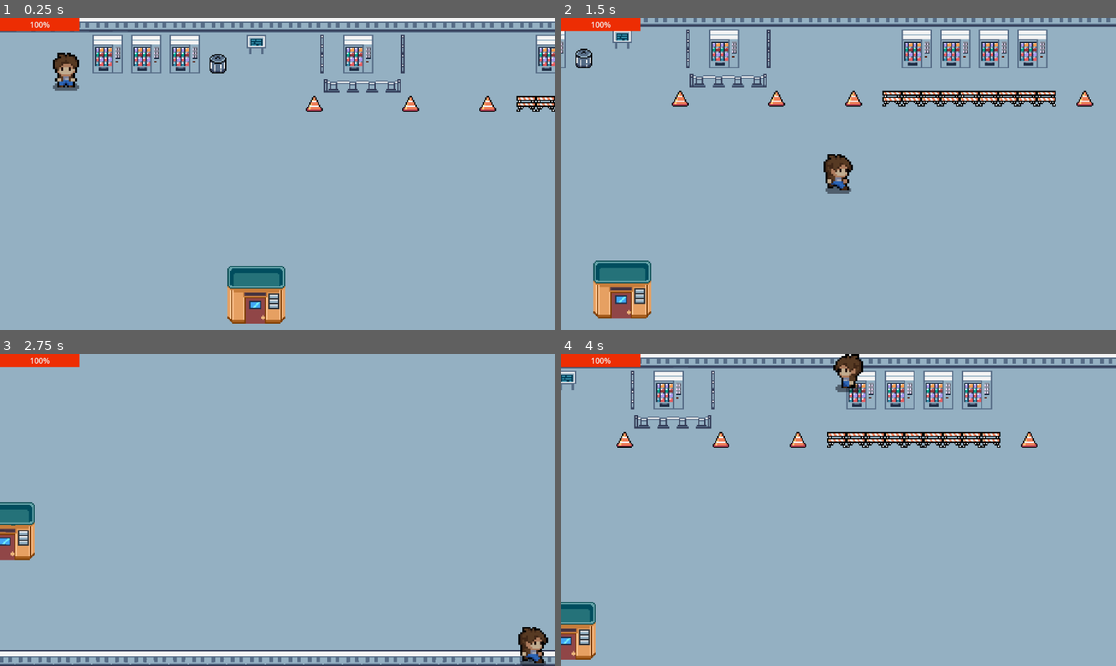
Above: before the commit, frames 1-4 (two rows, left to right).
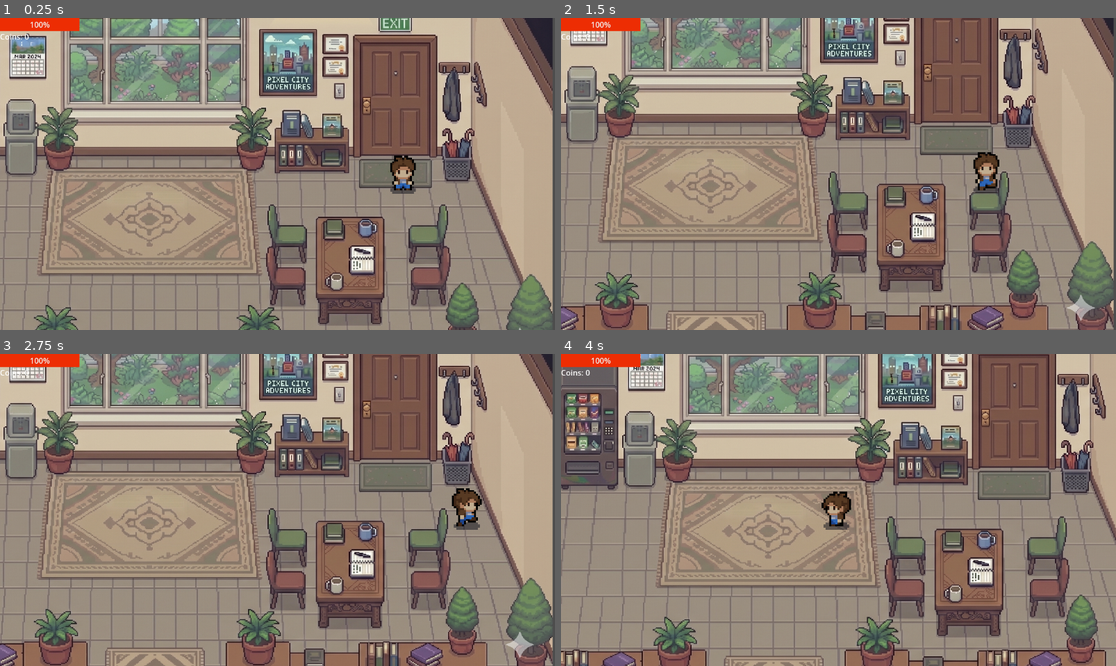
Above: after the commit, the same moments.

Repository: ivachqq/Nyctophobia
Game: Godot game, scene res://scene/world.tscn
Same seed, same stepped clock (60 frames per second), same inputs: the game is played once before the commit and once after it.
Inputs (mouse positions are in pixels of both pictures, inside the frame that each line leads up to):
- Up to frame 1 (0.25 s): no input
- Up to frame 2 (1.5 s): move the mouse to (960, 158) at 0.52 s; press the mouse at (960, 158) at 0.53 s; hold D (right) 0.53-1.28 s; move the mouse to (727, 189) at 1.27 s; release the mouse at (727, 189) at 1.28 s; hold S (down) from 1.28 s (still down); click (727, 189) at 1.35 s
- Up to frame 3 (2.75 s): move the mouse to (333, 441) at 2.02 s; release S (down) at 2.03 s; press the mouse at (333, 441) at 2.03 s; hold D (right) from 2.03 s (still down)
- Up to frame 4 (4 s): move the mouse to (810, 572) at 2.77 s; release D (right) at 2.78 s; release the mouse at (810, 572) at 2.78 s; hold W (up) 2.78-3.53 s; click (810, 572) at 2.85 s; move the mouse to (1005, 556) at 3.52 s; press the mouse at (1005, 556) at 3.53 s; hold A (left) from 3.53 s (still down)

The runs differ from the first frame. In frame 1, 99% of the frame differs, in the area x 0-100%, y 0-100%; in frame 2, 99%; in frame 3, 99%; in frame 4, 99%.

Commit message:
add attack mob, sync, money, sword, npc...

Diff:
--- /dev/null
+++ b/coins.gd
@@ -0,0 +1,7 @@
+extends Area2D
+
+func _on_body_entered(body: Node2D) -> void:
+	if body.name == "player":
+		body.coins += 1
+		body.update_ui()
+		call_deferred("queue_free")
--- /dev/null
+++ b/global.gd
@@ -0,0 +1,6 @@
+extends Node
+
+var coins: int = 0
+var has_sword: bool = false
+var current_health: int = 3
+var target_door_name: String = ""
--- a/project.godot
+++ b/project.godot
@@ -14,6 +14,10 @@
 run/main_scene="uid://ckavqb25bdaul"
 config/features=PackedStringArray("4.6", "Forward Plus")
 config/icon="res://icon.svg"
+
+[autoload]
+
+Global="*uid://tmfpltu0cqaj"
 
 [input]
 
@@ -37,6 +41,11 @@
 "events": [Object(InputEventKey,"resource_local_to_scene":false,"resource_name":"","device":-1,"window_id":0,"alt_press …(192 unchanged characters)…
 ]
 }
+attack={
+"deadzone": 0.2,
+"events": [Object(InputEventMouseButton,"resource_local_to_scene":false,"resource_name":"","device":-1,"window_id":0,"alt_pressed":false,"shift_pressed":false,"ctrl_pressed":false,"meta_pressed":false,"button_mask":0,"position":Vector2(0, 0),"global_position":Vector2(0, 0),"factor":1.0,"button_index":1,"canceled":false,"pressed":false,"double_click":false,"script":null)
+]
+}
 
 [physics]
 
--- /dev/null
+++ b/scene/coins.tscn
@@ -0,0 +1,25 @@
+[gd_scene format=3 uid="uid://datdtybpwwe8r"]
+
+[ext_resource type="Script" uid="uid://bh3r7aanymm3m" path="res://coins.gd" id="1_1rf88"]
+[ext_resource type="Texture2D" uid="uid://c5r5o1iamxxa8" path="res://animation/coin.png" id="2_4aqvq"]
+
+[sub_resource type="CircleShape2D" id="CircleShape2D_www4h"]
+radius = 8.062258
+
+[node name="coins" type="Area2D" unique_id=402887159]
+light_mask = 1023
+visibility_layer = 2
+collision_mask = 2
+script = ExtResource("1_1rf88")
+
+[node name="Sprite2D" type="Sprite2D" parent="." unique_id=1749212072]
+position = Vector2(1, 0)
+scale = Vector2(0.18965517, 0.175)
+texture = ExtResource("2_4aqvq")
+
+[node name="CollisionShape2D" type="CollisionShape2D" parent="." unique_id=541346500]
+light_mask = 7
+visibility_layer = 7
+shape = SubResource("CircleShape2D_www4h")
+
+[connection signal="body_entered" from="." to="." method="_on_body_entered"]
--- a/scene/level_1.tscn
+++ b/scene/level_1.tscn
@@ -11,6 +11,7 @@
 [ext_resource type="Texture2D" uid="uid://cu8hrpgrl4utj" path="res://animation/Gemini_Generated_Image_mkdpwsmkdpwsmkdp.png" id="9_c1764"]
 [ext_resource type="Texture2D" uid="uid://45yma08kx83i" path="res://animation/backscool20.png" id="10_ri5j0"]
 [ext_resource type="Texture2D" uid="uid://xirg7qp21erf" path="res://animation/Gemini_Generated_Image_526cnn526cnn526c-edited-free (carve.photos).png" id="11_1gcq6"]
+[ext_resource type="PackedScene" uid="uid://dqii8jfppc3le" path="res://scene/weapon.tscn" id="12_a2j0k"]
 
 [node name="level_1" type="Node2D" unique_id=1515671889]
 position = Vector2(40, -3)
@@ -38,6 +39,13 @@
 
 [node name="mob" parent="." unique_id=876670029 instance=ExtResource("5_1gcq6")]
 position = Vector2(1473, -69)
+
+[node name="MobHealthBar" parent="mob" index="4" unique_id=208786265]
+top_level = false
+offset_left = -41.0
+offset_top = -33.0
+offset_right = 45.0
+offset_bottom = -24.0
 
 [node name="player" parent="." unique_id=1079785783 instance=ExtResource("1_tw77e")]
 position = Vector2(326, 379)
@@ -71,7 +79,8 @@
 
 [node name="portal" parent="." unique_id=413137148 instance=ExtResource("2_rpurj")]
 position = Vector2(2148, -485)
-target_level_path = ""
+target_level_path = "uid://ckavqb25bdaul"
+target_door_name = "SpawnFromWorld"
 
 [node name="portalLiberry" parent="." unique_id=929862773 instance=ExtResource("2_rpurj")]
 position = Vector2(893, -1018)
@@ -559,4 +568,11 @@
 [node name="CollisionPolygon2D160" type="CollisionPolygon2D" parent="CollisionShape2D" unique_id=30719045]
 polygon = PackedVector2Array(2719, -1535, 2720, 1537, -2784, 1538, -2784, -1536, 2705, -1534, 2704, -1541, -2863, -1568, -2970, 1728, 3002, 1675, 2913, -1737, 2718, -1542)
 
+[node name="Area2D" parent="." unique_id=1255259538 instance=ExtResource("12_a2j0k")]
+position = Vector2(862, -9)
+
+[node name="SpawnFromBase" type="Marker2D" parent="." unique_id=71132853]
+position = Vector2(2164, -400)
+
 [editable path="mob"]
+[editable path="player"]
--- a/scene/mob.gd
+++ /dev/null
@@ -1,32 +0,0 @@
-extends CharacterBody2D
-
-@onready var anim = $AnimatedSprite2D
-var speed = 100
-var player = null
-
-func _physics_process(delta: float) -> void:
-	if player:
-		var dist = global_position.distance_to(player.global_position)
-		if dist > 1:
-			var dir = (player.global_position - global_position).normalized()
-			velocity = dir * speed
-			anim.play("walk")
-			anim.flip_h = dir.x < 0
-			move_and_slide()
-		else:
-			velocity = Vector2.ZERO
-			anim.play("Idle")
-	else:
-		velocity = Vector2.ZERO
-		anim.play("Idle")
-
-func _on_area_2d_body_entered(body: Node2D) -> void:
-	if body.name == "player":
-		player = body
-		print("Враг тебя заметил!")
-
-
-func _on_area_2d_body_exited(body: Node2D) -> void:
-	if body.name == "player":
-		player = null
-		print("Враг потерял тебя из виду")
--- /dev/null
+++ b/scene/nps.gd
@@ -0,0 +1,36 @@
+extends Area2D
+
+var has_talked = false
+
+func _on_body_entered(body: Node2D) -> void:
+
+	if body.name.to_lower() == "player":
+		if not has_talked:
+			var story = [
+				"Привет! Ого, как ты тут оказался?
+				Редко кто заходит а наш город
+				(ЛКМ чтобы продолжить)",
+				"Ты заблудился?",
+				"Хорошо,
+				я помогу тебе выбраться из нашего города",
+				"Но тебе нужно помочь мне",
+				"В нашем городе где-то лежит мечь,
+				с ним ты сможешь атаковать врагов",
+				"А с врагов падают монеты",
+				"Собери 20 монет,
+				тогда может я помогу тебе"
+			]
+			body.start_dialogue(story)
+			has_talked = true
+		else:
+			var story = [
+				"Уже собрал???",
+				"Хорошо, но есть еще одна просьба",
+				"Найди в библиотеке справочник по мобам",
+				"Он будет отличаться от остальных книг"
+			]
+			body.start_dialogue(story)
+
+func _on_body_exited(body: Node2D) -> void:
+	if body.name.to_lower() == "player":
+		body.hide_dialogue()
--- /dev/null
+++ b/scene/nps.tscn
@@ -0,0 +1,21 @@
+[gd_scene format=3 uid="uid://chwnmblrbi1gp"]
+
+[ext_resource type="Texture2D" uid="uid://dw3305k4fwnvh" path="res://animation/det.png" id="1_ha7tp"]
+[ext_resource type="Script" uid="uid://dmtwf85jm8oc8" path="res://scene/nps.gd" id="1_x7u2o"]
+
+[sub_resource type="CircleShape2D" id="CircleShape2D_x7u2o"]
+radius = 41.01219
+
+[node name="Area2D" type="Area2D" unique_id=602187846]
+collision_mask = 2
+script = ExtResource("1_x7u2o")
+
+[node name="Sprite2D" type="Sprite2D" parent="." unique_id=1390530902]
+texture = ExtResource("1_ha7tp")
+
+[node name="CollisionShape2D" type="CollisionShape2D" parent="." unique_id=190208222]
+position = Vector2(-1, 0)
+shape = SubResource("CircleShape2D_x7u2o")
+
+[connection signal="body_entered" from="." to="." method="_on_body_entered"]
+[connection signal="body_exited" from="." to="." method="_on_body_exited"]
--- a/scene/player.tscn
+++ b/scene/player.tscn
@@ -2,6 +2,7 @@
 
 [ext_resource type="Script" uid="uid://dyinut40ngu8w" path="res://script/player.gd" id="1_hjaqi"]
 [ext_resource type="Texture2D" uid="uid://ctw6bsy1u33ua" path="res://animation/player.png" id="2_fvtld"]
+[ext_resource type="Texture2D" uid="uid://btal3nv8bma4d" path="res://animation/weapon03longsword.png" id="3_fvtld"]
 
 [sub_resource type="AtlasTexture" id="AtlasTexture_ct4mp"]
 atlas = ExtResource("2_fvtld")
@@ -146,6 +147,22 @@
 [sub_resource type="AtlasTexture" id="AtlasTexture_xj5ck"]
 atlas = ExtResource("2_fvtld")
 region = Rect2(240, 240, 48, 48)
+
+[sub_resource type="AtlasTexture" id="AtlasTexture_fvtld"]
+atlas = ExtResource("2_fvtld")
+region = Rect2(0, 336, 48, 48)
+
+[sub_resource type="AtlasTexture" id="AtlasTexture_6lu7o"]
+atlas = ExtResource("2_fvtld")
+region = Rect2(48, 336, 48, 48)
+
+[sub_resource type="AtlasTexture" id="AtlasTexture_8rkx0"]
+atlas = ExtResource("2_fvtld")
+region = Rect2(96, 336, 48, 48)
+
+[sub_resource type="AtlasTexture" id="AtlasTexture_wyue1"]
+atlas = ExtResource("2_fvtld")
+region = Rect2(144, 336, 48, 48)
 
 [sub_resource type="SpriteFrames" id="SpriteFrames_6lu7o"]
 animations = [{
@@ -286,6 +303,23 @@
 "loop": true,
 "name": &"Up",
 "speed": 5.0
+}, {
+"frames": [{
+"duration": 1.0,
+"texture": SubResource("AtlasTexture_fvtld")
+}, {
+"duration": 1.0,
+"texture": SubResource("AtlasTexture_6lu7o")
+}, {
+"duration": 1.0,
+"texture": SubResource("AtlasTexture_8rkx0")
+}, {
+"duration": 1.0,
+"texture": SubResource("AtlasTexture_wyue1")
+}],
+"loop": true,
+"name": &"attack",
+"speed": 5.0
 }]
 
 [sub_resource type="CircleShape2D" id="CircleShape2D_hjaqi"]
@@ -295,6 +329,9 @@
 
 [sub_resource type="StyleBoxFlat" id="StyleBoxFlat_hjaqi"]
 bg_color = Color(0.92758524, 0.17594114, 0.011788184, 1)
+
+[sub_resource type="CircleShape2D" id="CircleShape2D_fvtld"]
+radius = 52.153618
 
 [node name="player" type="CharacterBody2D" unique_id=1079785783]
 script = ExtResource("1_hjaqi")
@@ -303,8 +340,10 @@
 position = Vector2(-1, -12)
 scale = Vector2(1.6458334, 1.5)
 sprite_frames = SubResource("SpriteFrames_6lu7o")
-animation = &"Idle_down"
+animation = &"attack"
 autoplay = "Idle_down"
+frame = 1
+frame_progress = 0.052902266
 
 [node name="CollisionShape2D" type="CollisionShape2D" parent="." unique_id=1860478202]
 shape = SubResource("CircleShape2D_hjaqi")
@@ -317,3 +356,48 @@
 size_flags_horizontal = 4
 theme_override_styles/background = SubResource("StyleBoxFlat_fvtld")
 theme_override_styles/fill = SubResource("StyleBoxFlat_hjaqi")
+
+[node name="CoinLabel" type="Label" parent="CanvasLayer" unique_id=1306080163]
+offset_top = 27.0
+offset_right = 58.0
+offset_bottom = 54.0
+metadata/_edit_use_anchors_ = true
+
+[node name="SwordIcon" type="TextureRect" parent="CanvasLayer" unique_id=415361252]
+modulate = Color(1, 1, 1, 0)
+offset_top = 75.0
+offset_right = 65.0
+offset_bottom = 132.0
+texture = ExtResource("3_fvtld")
+metadata/_edit_use_anchors_ = true
+
+[node name="DialogueBox" type="Panel" parent="CanvasLayer" unique_id=897638713]
+visible = false
+anchors_preset = -1
+anchor_right = 0.15190972
+offset_left = 17.0
+offset_top = 299.0
+offset_right = 241.0
+offset_bottom = 385.0
+metadata/_edit_use_anchors_ = true
+
+[node name="DialogueText" type="Label" parent="CanvasLayer/DialogueBox" unique_id=934567417]
+layout_mode = 1
+anchors_preset = -1
+anchor_top = -0.034883723
+anchor_right = 0.45112783
+offset_left = 29.0
+offset_top = 12.0
+offset_right = 183.0
+offset_bottom = 64.0
+metadata/_edit_use_anchors_ = true
+
+[node name="AttackZone" type="Area2D" parent="." unique_id=1746536382]
+collision_layer = 4
+collision_mask = 4
+monitoring = false
+
+[node name="CollisionShape2D" type="CollisionShape2D" parent="AttackZone" unique_id=829155707]
+shape = SubResource("CircleShape2D_fvtld")
+
+[connection signal="body_entered" from="AttackZone" to="." method="_on_attack_zone_body_entered"]
--- /dev/null
+++ b/scene/weapon.tscn
@@ -0,0 +1,18 @@
+[gd_scene format=3 uid="uid://dqii8jfppc3le"]
+
+[ext_resource type="Script" uid="uid://dpsobfiec5fjn" path="res://weapon.gd" id="1_kchcj"]
+[ext_resource type="Texture2D" uid="uid://btal3nv8bma4d" path="res://animation/weapon03longsword.png" id="2_1df6x"]
+
+[sub_resource type="CircleShape2D" id="CircleShape2D_urpyb"]
+
+[node name="Area2D" type="Area2D" unique_id=1255259538]
+collision_mask = 2
+script = ExtResource("1_kchcj")
+
+[node name="Sprite2D" type="Sprite2D" parent="." unique_id=949224232]
+texture = ExtResource("2_1df6x")
+
+[node name="CollisionShape2D" type="CollisionShape2D" parent="." unique_id=2114968740]
+shape = SubResource("CircleShape2D_urpyb")
+
+[connection signal="body_entered" from="." to="." method="_on_body_entered"]
--- a/scene/world.tscn
+++ b/scene/world.tscn
@@ -2,7 +2,10 @@
 
 [ext_resource type="PackedScene" uid="uid://dp07sl4gefcbx" path="res://scene/player.tscn" id="1_pjass"]
 [ext_resource type="Texture2D" uid="uid://ct4dhqc5bmowx" path="res://animation/CP_V1.0.4.png" id="1_w4qq1"]
+[ext_resource type="Texture2D" uid="uid://dbeeqqwdjjg12" path="res://animation/Base.png" id="2_m5mgf"]
 [ext_resource type="PackedScene" uid="uid://vvfctpqo65av" path="res://scene/portal.tscn" id="2_txmk2"]
+[ext_resource type="Texture2D" uid="uid://balo0k68ehuia" path="res://animation/objectsBase.png" id="5_emkrx"]
+[ext_resource type="PackedScene" uid="uid://chwnmblrbi1gp" path="res://scene/nps.tscn" id="6_0tg4p"]
 
 [sub_resource type="TileSetAtlasSource" id="TileSetAtlasSource_m5mgf"]
 texture = ExtResource("1_w4qq1")
@@ -613,6 +616,7 @@
 position = Vector2(29, 38)
 
 [node name="TileMap" type="TileMap" parent="." unique_id=1939420684]
+visible = false
 tile_set = SubResource("TileSet_emkrx")
 format = 2
 layer_0/name = "0"
@@ -623,8 +627,13 @@
 layer_2/tile_data = PackedInt32Array(720906, 1179648, 11, 786442, 1179648, 12, 851978, 1179648, 13, 720907, 1245184, 11 …(630 unchanged characters)…
 layer_3/name = "Layer3"
 
+[node name="Base" type="Sprite2D" parent="." unique_id=1561274484]
+position = Vector2(304.49997, 136)
+scale = Vector2(0.24219316, 0.22656251)
+texture = ExtResource("2_m5mgf")
+
 [node name="player" parent="." unique_id=1079785783 instance=ExtResource("1_pjass")]
-position = Vector2(25.999998, 13.999999)
+position = Vector2(514, 146)
 
 [node name="Camera2D" type="Camera2D" parent="player" unique_id=790593262]
 zoom = Vector2(2.5, 2.5)
@@ -634,9 +643,37 @@
 limit_bottom = 350
 
 [node name="portal" parent="." unique_id=413137148 instance=ExtResource("2_txmk2")]
-position = Vector2(170, 187)
+position = Vector2(492, 93)
+target_door_name = "SpawnFromBase"
+
+[node name="ObjectsBase" type="Sprite2D" parent="." unique_id=360449152]
+position = Vector2(304.49997, 135.99998)
+scale = Vector2(0.24219315, 0.22656247)
+texture = ExtResource("5_emkrx")
 
 [node name="collision" type="StaticBody2D" parent="." unique_id=789497937]
 
-[node name="CollisionPolygon2D" type="CollisionPolygon2D" parent="collision" unique_id=625935990]
-polygon = PackedVector2Array(-32, -32, 640, -31, 638, 312, -32, 311, -32, -27, -47, -27, -46, 349, 665, 343, 671, -77, -48, -75, -47, -29, -35, -29, -32, -29)
+[node name="CollisionPolygon2D2" type="CollisionPolygon2D" parent="collision" unique_id=909968594]
+polygon = PackedVector2Array(571, 141, 637, 297, 637, 309, 584, 309, 584, 283, 478, 283, 477, 291, 420, 292, 420, 287, 367, 287, 367, 308, 252, 308, 251, 282, 199, 282, 199, 286, 122, 286, 122, 293, 74, 293, 74, 310, -29, 310, -29, 293, -11, 293, 21, 239, 21, 218, 26, 218, 52, 163, 58, 145, 177, 145, 208, 146, 210, 141, 220, 140, 225, 143, 230, 142, 234, 142, 238, 131, 377, 129, 380, 137, 384, 141, 391, 141, 397, 137, 398, 132, 400, 130, 407, 130, 408, 142, 468, 143, 469, 130, 482, 130, 482, 83, 533, 83, 533, 126, 536, 128, 538, 132, 541, 131, 546, 131, 549, 150, 568, 150, 567, 127, 564, 32, -1, 56, -82, 334, 722, 342, 600, 47)
+
+[node name="CollisionPolygon2D" type="CollisionPolygon2D" parent="collision" unique_id=265213320]
+polygon = PackedVector2Array(446, 190, 489, 189, 486, 249, 486, 259, 490, 266, 488, 266, 487, 263, 451, 262, 451, 269, 446, 271, 443, 268, 443, 266, 444, 254)
+
+[node name="CollisionPolygon2D3" type="CollisionPolygon2D" parent="collision" unique_id=2066254509]
+polygon = PackedVector2Array(410, 190, 431, 190, 433, 193, 433, 207, 430, 207, 433, 218, 431, 218, 427, 207, 411, 207, 409, 215, 405, 211, 407, 204)
+
+[node name="CollisionPolygon2D4" type="CollisionPolygon2D" parent="collision" unique_id=908249363]
+polygon = PackedVector2Array(409, 224, 430, 224, 432, 227, 432, 239, 430, 242, 432, 253, 429, 254, 426, 241, 410, 242, 407, 254, 405, 254, 407, 241)
+
+[node name="CollisionPolygon2D5" type="CollisionPolygon2D" parent="collision" unique_id=319902737]
+polygon = PackedVector2Array(523, 190, 544, 189, 546, 201, 545, 206, 546, 214, 544, 215, 542, 206, 525, 207, 522, 219, 521, 216, 522, 207)
+
+[node name="CollisionPolygon2D6" type="CollisionPolygon2D" parent="collision" unique_id=1339604554]
+polygon = PackedVector2Array(528, 226, 546, 225, 549, 237, 545, 240, 547, 246, 545, 247, 543, 242, 526, 243, 527, 246, 525, 249, 525, 243)
+
+[node name="Area2D" parent="." unique_id=602187846 instance=ExtResource("6_0tg4p")]
+position = Vector2(69, 247)
+collision_mask = 3
+
+[node name="SpawnFromWorld" type="Marker2D" parent="." unique_id=2135217283]
+position = Vector2(514, 160)
--- a/script/mob.gd
+++ b/script/mob.gd
@@ -4,10 +4,27 @@
 var speed = 100
 var player = null
 
+var coin_scene = preload("res://scene/coins.tscn")
 
 var target_to_attack = null
 var can_attack = true
+var hp = 3
+@onready var hp_bar = $MobHealthBar
 
+func take_damage(amount):
+	hp -= amount
+	hp_bar.value = hp
+	if hp <= 0:
+		die()
+
+func die():
+	spawn_coin()
+	queue_free()
+
+func spawn_coin():
+	var coin = coin_scene.instantiate()
+	get_parent().add_child(coin)
+	coin.global_position = global_position
 
 func _physics_process(delta: float) -> void:
 	if player:
--- a/script/mob1.tscn
+++ b/script/mob1.tscn
@@ -149,9 +149,12 @@
 [sub_resource type="CircleShape2D" id="CircleShape2D_s3i5d"]
 radius = 12.0
 
+[sub_resource type="CircleShape2D" id="CircleShape2D_jxwvr"]
+radius = 18.027756
+
 [node name="mob" type="CharacterBody2D" unique_id=876670029]
-collision_layer = 0
-collision_mask = 0
+collision_layer = 4
+collision_mask = 4
 script = ExtResource("1_jxwvr")
 
 [node name="AnimatedSprite2D" type="AnimatedSprite2D" parent="." unique_id=1195325703]
@@ -161,7 +164,7 @@
 frame_progress = 0.87821823
 
 [node name="Area2D" type="Area2D" parent="." unique_id=722258450]
-collision_layer = 0
+collision_layer = 4
 collision_mask = 2
 
 [node name="CollisionShape2D" type="CollisionShape2D" parent="Area2D" unique_id=282945649]
@@ -176,6 +179,21 @@
 
 [node name="Timer" type="Timer" parent="." unique_id=81682525]
 one_shot = true
+
+[node name="MobHealthBar" type="ProgressBar" parent="." unique_id=208786265]
+top_level = true
+offset_left = -43.0
+offset_top = -35.0
+offset_right = 43.0
+offset_bottom = -26.0
+max_value = 3.0
+value = 3.0
+show_percentage = false
+
+[node name="CollisionShape2D" type="CollisionShape2D" parent="." unique_id=1282305140]
+light_mask = 4
+visibility_layer = 4
+shape = SubResource("CircleShape2D_jxwvr")
 
 [connection signal="body_entered" from="Area2D" to="." method="_on_area_2d_body_entered"]
 [connection signal="body_exited" from="Area2D" to="." method="_on_area_2d_body_exited"]
--- a/script/player.gd
+++ b/script/player.gd
@@ -9,9 +9,60 @@
 var current_health = 3
 var armor = 0
 
+var is_attacking = false
+
+var has_sword = false
+var coins = 0
+
+@onready var sword_icon = $CanvasLayer/SwordIcon
+@onready var coin_label = $CanvasLayer/CoinLabel
+
+
+func _input(event: InputEvent) -> void:
+	if dialogue_box.visible:
+		if event is InputEventMouseButton and event.button_index == MOUSE_BUTTON_LEFT and event.pressed:
+			current_line_index += 1
+			show_current_line()
+			get_viewport().set_input_as_handled()
+			return
+	if event.is_action_pressed("attack") and has_sword:
+		attack()
+
+func attack():
+	if has_sword and not is_attacking:
+		is_attacking = true
+		anim.play("attack")
+
+		$AttackZone.monitoring = true
+
+		await get_tree().create_timer(0.1).timeout
+
+		var bodies = $AttackZone.get_overlapping_bodies()
+		for body in bodies:
+			if body.has_method("take_damage") and body != self:
+				body.take_damage(1)
+
+		await get_tree().create_timer(0.3).timeout
+
+		is_attacking = false
+		$AttackZone.monitoring = false
+
+#func _ready():
+	#health_bar.max_value = max_health
+	#health_bar.value = current_health
 func _ready():
+	coins = Global.coins
+	has_sword = Global.has_sword
+	current_health = Global.current_health
+
 	health_bar.max_value = max_health
 	health_bar.value = current_health
+	update_ui()
+
+	if Global.target_door_name != "":
+		var spawn_point = get_tree().current_scene.find_child(Global.target_door_name, true, false)
+		if spawn_point:
+			global_position = spawn_point.global_position
 
 func take_damage(amount: int):
 	health_bar.max_value = max_health
@@ -22,28 +73,51 @@
 
 	current_health -= final_damage
 	health_bar.value = current_health
+
+	Global.current_health = current_health
+
 	if current_health <= 0:
 		die()
+#func take_damage(amount: int):
+	#health_bar.max_value = max_health
+	#health_bar.value = current_health
+	#var final_damage = amount - armor
+	#if final_damage < 0: final_damage = 0
+	#
+	#current_health -= final_damage
+	#health_bar.value = current_health
+	#if current_health <= 0:
+		#die()
+func die():
+	Global.current_health = max_health
+	get_tree().change_scene_to_file("res://scene/world.tscn")
+#func die():
+	#get_tree().change_scene_to_file("res://scene/world.tscn")
+func update_ui():
+	coin_label.text = "Coins: " + str(coins)
+	if has_sword:
+		sword_icon.modulate.a = 1.0
 
-func die():
-	get_tree().change_scene_to_file("res://scene/world.tscn")
-
-
+	Global.coins = coins
+	Global.has_sword = has_sword
+#func update_ui():
+	#coin_label.text = "Coins: " + str(coins)
+	#if has_sword:
+		#sword_icon.modulate.a = 1.0
 
 func _physics_process(_delta: float) -> void:
 	velocity = Vector2.ZERO
-
-	if Input.is_action_pressed("up"):
-		up_move()
-	elif Input.is_action_pressed("down"):
-		down_move()
-	elif Input.is_action_pressed("left"):
-		left_move()
-	elif Input.is_action_pressed("right"):
-		right_move()
-	else:
-		idle()
-
+	if not is_attacking:
+		if Input.is_action_pressed("up"):
+			up_move()
+		elif Input.is_action_pressed("down"):
+			down_move()
+		elif Input.is_action_pressed("left"):
+			left_move()
+		elif Input.is_action_pressed("right"):
+			right_move()
+		else:
+			idle()
 	move_and_slide()
 
 func up_move():
@@ -52,7 +126,7 @@
 	idle_dir = UP
 
 func down_move():
-	anim.play("down")
+	anim.play("Down")
 	velocity.y = speed
 	idle_dir = DOWN
 
@@ -78,3 +152,34 @@
 		RIGHT:
 			anim.flip_h = false
 			anim.play("Idle_front")
+
+
+var dialogue_lines: Array = []
+var current_line_index: int = 0
+
+@onready var dialogue_box = $CanvasLayer/DialogueBox
+@onready var dialogue_text = $CanvasLayer/DialogueBox/DialogueText
+
+func start_dialogue(lines: Array):
+	dialogue_lines = lines
+	current_line_index = 0
+	show_current_line()
+
+func show_current_line():
+	if current_line_index < dialogue_lines.size():
+		dialogue_text.text = dialogue_lines[current_line_index]
+		dialogue_box.visible = true
+	else:
+		hide_dialogue()
+
+func hide_dialogue():
+	dialogue_box.visible = false
+	dialogue_lines = []
+	current_line_index = 0
+
+func show_dialogue(text_to_show: String):
+	start_dialogue([text_to_show])
+
+func _on_attack_zone_body_entered(body: Node2D) -> void:
+	if body.has_method("take_damage"):
+		body.take_damage(1)
--- a/script/portal.gd
+++ b/script/portal.gd
@@ -1,11 +1,28 @@
+#extends Area2D
+#
+#@export_file("*.tscn") var target_level_path: String
+#
+#func _on_body_entered(body: Node2D) -> void:
+	#if body.name == "player":
+		#if target_level_path != "":
+			#get_tree().change_scene_to_file(target_level_path)
+		#else:
+			#print("Ошибка: путь к уровню не задан!")
 extends Area2D
 
 @export_file("*.tscn") var target_level_path: String
 
+@export var target_door_name: String = ""
+
 func _on_body_entered(body: Node2D) -> void:
-	print("да")
-	if body.name == "player" or body is CharacterBody2D:
+	if body.name == "player":
 		if target_level_path != "":
-			get_tree().change_scene_to_file(target_level_path)
+			Global.coins = body.coins
+			Global.has_sword = body.has_sword
+			Global.current_health = body.current_health
+
+			Global.target_door_name = target_door_name
+
+			get_tree().call_deferred("change_scene_to_file", target_level_path)
 		else:
 			print("Ошибка: путь к уровню не задан!")
--- /dev/null
+++ b/weapon.gd
@@ -0,0 +1,7 @@
+extends Area2D
+
+func _on_body_entered(body: Node2D) -> void:
+	if body.name == "player":
+		body.has_sword = true
+		body.update_ui()
+		queue_free()
Binary file added: animation/Base.png
Not shown, added: animation/Base.png.import
Binary file added: animation/coin.png
Not shown, added: animation/coin.png.import
Binary file added: animation/det.png
Not shown, added: animation/det.png.import
Binary file added: animation/objectsBase.png
Not shown, added: animation/objectsBase.png.import
Binary file added: animation/weapon03longsword.png
Not shown, added: animation/weapon03longsword.png.import
Not shown, added: coins.gd.uid
Not shown, added: global.gd.uid
(and 2 more such lines)
